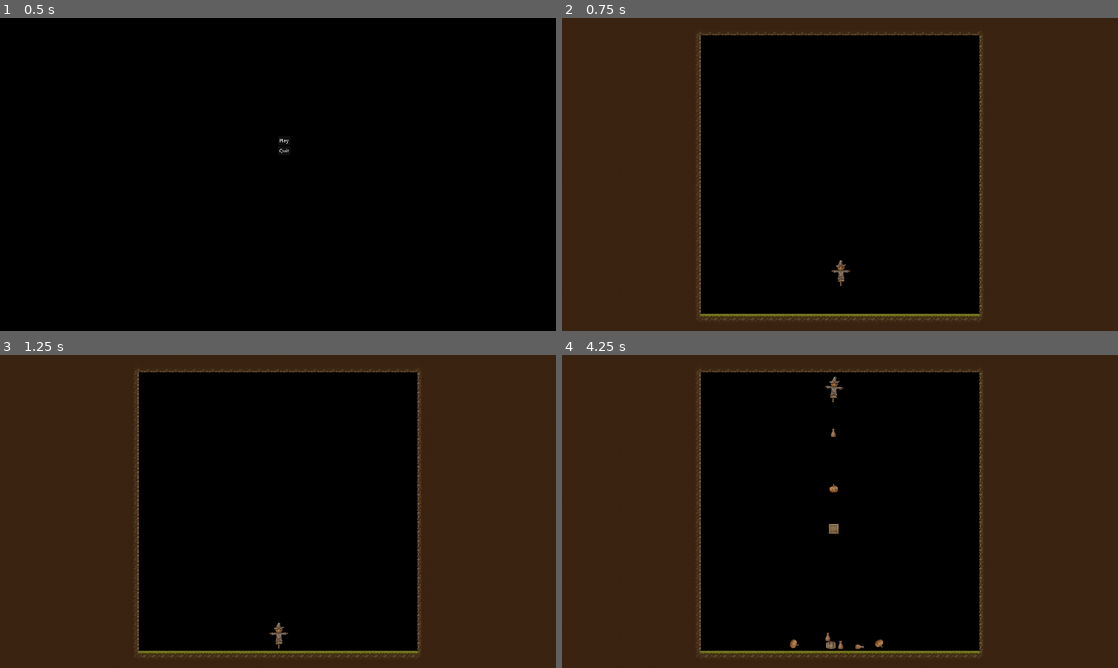
Above: before the commit, frames 1-4 (two rows, left to right).
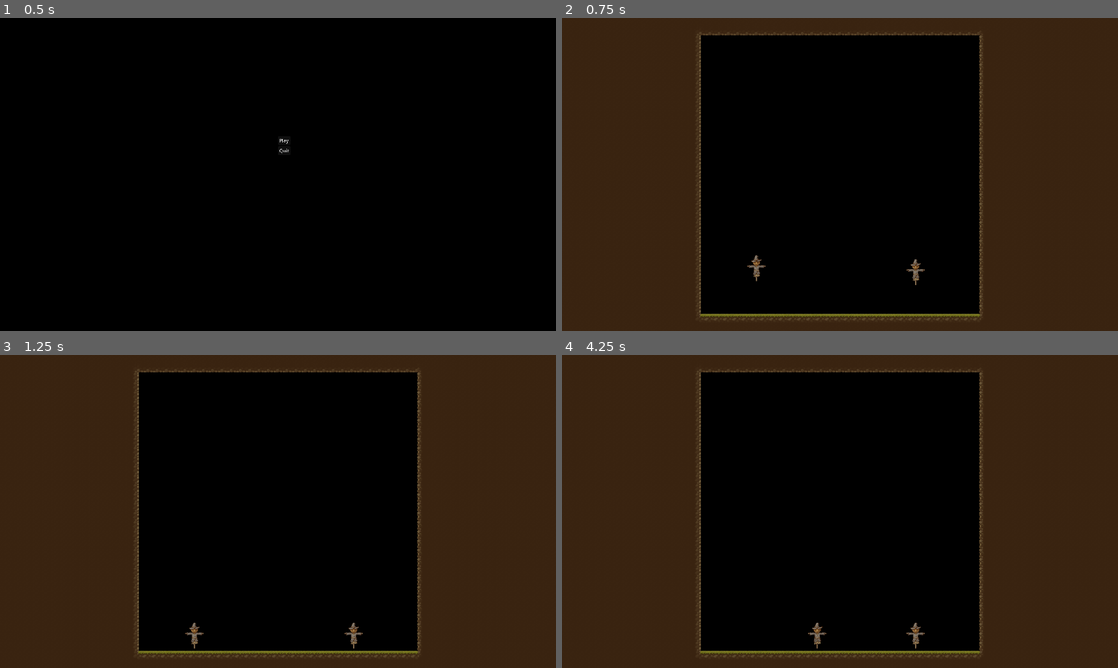
Above: after the commit, the same moments.

Repository: adudewithapc/piktiv-autumn-game-jam-2024
Game: Godot game, scene res://Scenes/Menu.tscn
Two runs of this game, one before a commit and one after it. Both use one fixed random seed, a clock stepped at 60 frames per second and the inputs below.
Inputs:
- Up to frame 1 (0.5 s): no input
- Up to frame 2 (0.75 s): click "Play" at 0.5 s
- Up to frame 3 (1.25 s): no input
- Up to frame 4 (4.25 s): tap Enter (ui_accept) at 1.25 s; hold D (first_move_right, bound only after the commit) 1.28-2.03 s; tap Space (jump, bound only before the commit) at 1.35, 1.52, 1.82, 2.1, 2.27, 2.57, 2.85, 3.6, 3.77, 4.07 s; hold A (first_move_left, bound only after the commit) 2.03-2.78 s; hold D (first_move_right, bound only after the commit) from 2.78 s (still down)

Frame 1 is identical in both runs. In frame 2, 0.3% of the frame differs, in the area x 33-66%, y 75-86%; in frame 3, 0.3%; in frame 4, 0.6%, in the area x 41-66%, y 6-94%.

Commit message:
We have two players

Diff:
--- a/Scenes/LevelArt.tscn
+++ b/Scenes/LevelArt.tscn
@@ -40,5 +40,10 @@
 tile_map_data = PackedByteArray("AAAPAP7/AAACAAUAAAAPAP//AAACAAUAAAAPAAAAAAACAAUAAAAPAAEAAAACAAUAAAAPAAIAAAACAAUAAAAPAA …(18160 unchanged characters)…
 tile_set = ExtResource("1_ocwr7")
 
-[node name="Player" parent="." instance=ExtResource("3_csi8t")]
-position = Vector2(963, 868)
+[node name="PlayerOne" parent="." instance=ExtResource("3_csi8t")]
+position = Vector2(671, 852)
+input_prefix = "first"
+
+[node name="PlayerTwo" parent="." instance=ExtResource("3_csi8t")]
+position = Vector2(1221, 865)
+input_prefix = "second"
--- a/Scripts/Player.gd
+++ b/Scripts/Player.gd
@@ -1,5 +1,6 @@
 extends RigidBody2D
 
+@export var input_prefix : String
 @export var jump_height : float = 1
 @export var down_spawn_offset : float
 @export var speed : float = 100
@@ -11,7 +12,7 @@
 var horizontal_velocity := 0.0
 
 func _process(delta: float) -> void:
-	if Input.is_action_just_pressed("jump"):
+	if Input.is_action_just_pressed(input_prefix + "_jump"):
 		if is_on_ground():
 			jump()
 		else:
@@ -34,7 +35,7 @@
 	return ground_raycast.is_colliding()
 
 func update_horizontal_velocity():
-	horizontal_velocity = Input.get_axis("first_move_left", "first_move_right")
+	horizontal_velocity = Input.get_axis(input_prefix + "_move_left", input_prefix + "_move_right")
 
 func stand_up(delta: float):
 	if abs(rotation) > 0.5:
--- a/project.godot
+++ b/project.godot
@@ -29,17 +29,32 @@
 
 first_move_left={
 "deadzone": 0.5,
-"events": [Object(InputEventKey,"resource_local_to_scene":fa …(140 unchanged characters)… d":false,"keycode":0,"physical_keycode":4194319,"key_label":0,"unicode":0,"location":0,"echo":false,"script":null)
+"events": [Object(InputEventKey,"resource_local_to_scene":fa …(140 unchanged characters)… d":false,"keycode":0,"physical_keycode":65,"key_label":0,"unicode":97,"location":0,"echo":false,"script":null)
 ]
 }
 first_move_right={
 "deadzone": 0.5,
-"events": [Object(InputEventKey,"resource_local_to_scene":fa …(140 unchanged characters)… d":false,"keycode":0,"physical_keycode":4194321,"key_label":0,"unicode":0,"location":0,"echo":false,"script":null)
+"events": [Object(InputEventKey,"resource_local_to_scene":fa …(140 unchanged characters)… d":false,"keycode":0,"physical_keycode":68,"key_label":0,"unicode":100,"location":0,"echo":false,"script":null)
 ]
 }
-jump={
+first_jump={
 "deadzone": 0.5,
-"events": [Object(InputEventKey,"resource_local_to_scene":fa …(140 unchanged characters)… d":false,"keycode":0,"physical_keycode":32,"key_label":0,"unicode":32,"location":0,"echo":false,"script":null)
+"events": [Object(InputEventKey,"resource_local_to_scene":fa …(140 unchanged characters)… d":false,"keycode":0,"physical_keycode":87,"key_label":0,"unicode":119,"location":0,"echo":false,"script":null)
+]
+}
+second_jump={
+"deadzone": 0.5,
+"events": [Object(InputEventKey,"resource_local_to_scene":false,"resource_name":"","device":-1,"window_id":0,"alt_pressed":false,"shift_pressed":false,"ctrl_pressed":false,"meta_pressed":false,"pressed":false,"keycode":0,"physical_keycode":4194320,"key_label":0,"unicode":0,"location":0,"echo":false,"script":null)
+]
+}
+second_move_left={
+"deadzone": 0.5,
+"events": [Object(InputEventKey,"resource_local_to_scene":false,"resource_name":"","device":-1,"window_id":0,"alt_pressed":false,"shift_pressed":false,"ctrl_pressed":false,"meta_pressed":false,"pressed":false,"keycode":0,"physical_keycode":4194319,"key_label":0,"unicode":0,"location":0,"echo":false,"script":null)
+]
+}
+second_move_right={
+"deadzone": 0.5,
+"events": [Object(InputEventKey,"resource_local_to_scene":false,"resource_name":"","device":-1,"window_id":0,"alt_pressed":false,"shift_pressed":false,"ctrl_pressed":false,"meta_pressed":false,"pressed":false,"keycode":0,"physical_keycode":4194321,"key_label":0,"unicode":0,"location":0,"echo":false,"script":null)
 ]
 }
 
